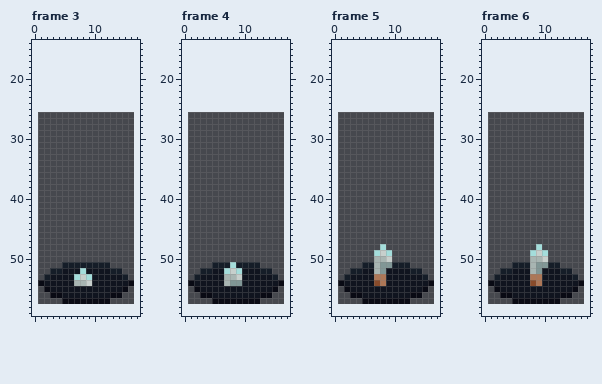
One commit to this pixel-art file: art/hazards/holespear.aseprite. Above is the file before it was changed.
16x32 pixels, 11 frames. Shown: frame 3: x 0..17, y 14..59; frame 4: x 0..17, y 14..59; frame 5: x 0..17, y 14..59; frame 6: x 0..17, y 14..59. The old version is drawn lined up with the new one, on the new canvas. The commit also changed other frames, which this record leaves out.
After the commit:
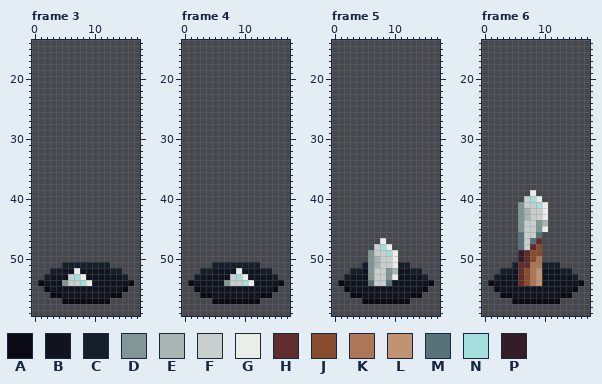
Palette (. is transparent): A #090a14  B #10141f  C #151d28  D #819796  E #a8b5b2  F #c7cfcc  G #ebede9  H #602c2c  J #884b2b  K #ad7757  L #c09473  M #577277  N #a4dddb  P #341c27
The edit:
canvas 16x32 -> 18x64, the old top-left corner now at 1,26
--- frame 3
@@ x 3..11 @@
 51 ..CCCCCCC
-52 CCBBBNBBB
-53 BBBBNFNBB
-54 BBBBEEFBB
+52 CCBBGBBBB
+53 BBBFNGBBB
+54 BBDFFNGBB
 55 BBBBBBBBB
--- frame 4
@@ x 5..13 @@
 50 .........
-51 CCCNCCCC.
-52 BBNFNBBBC
-53 BBEEFBBBB
-54 BBEDDBBBB
+51 CCCCCCCC.
+52 BBBBGBBBC
+53 BBBFNGBBB
+54 BBDFFNGBB
 55 BBBBBBBBB
--- frame 5
@@ x 4..12 @@
 46 .........
-47 .........
-48 ....N....
-49 ...NFN...
-50 ...EEF...
-51 .CCEDDCCC
-52 CBBEDBBBB
-53 BBBKKBBBB
-54 BBBJKBBBB
+47 ....G....
+48 ...FNG...
+49 ..DFFNG..
+50 ..DEFFG..
+51 .CDEFFGCC
+52 CBDFFDEBB
+53 BBDFFDGBB
+54 BBMFFMBBB
 55 BBBBBBBBB
--- frame 6
@@ x 4..12 @@
 38 .........
-39 .........
-40 .........
-41 .........
-42 .........
-43 .........
-44 .........
-45 .........
-46 .........
-47 .........
-48 .....N...
-49 ....NFN..
-50 ....EEF..
-51 .CCCEDDCC
-52 CBBBEDBBB
-53 BBBBKKBBB
-54 BBBBJKBBB
+39 ....G....
+40 ...FNG...
+41 ..DFFNG..
+42 ..DEFFG..
+43 ..DEFFG..
+44 ..DFFDE..
+45 ..DFFDG..
+46 ..MFFM...
+47 ..MFMH...
+48 ..MFHJ...
+49 ..PHJJ...
+50 ..PHJK...
+51 .CHHKKCCC
+52 CBHJKLBBB
+53 BBHJKLBBB
+54 BBHJKLBBB
 55 BBBBBBBBB
Boxes around the changes in both pictures, in picture pixels (x1, y1, x2, y2):
changed: (62, 268, 92, 286)
changed: (224, 262, 254, 286)
changed: (368, 238, 398, 286)
changed: (518, 190, 548, 286)
